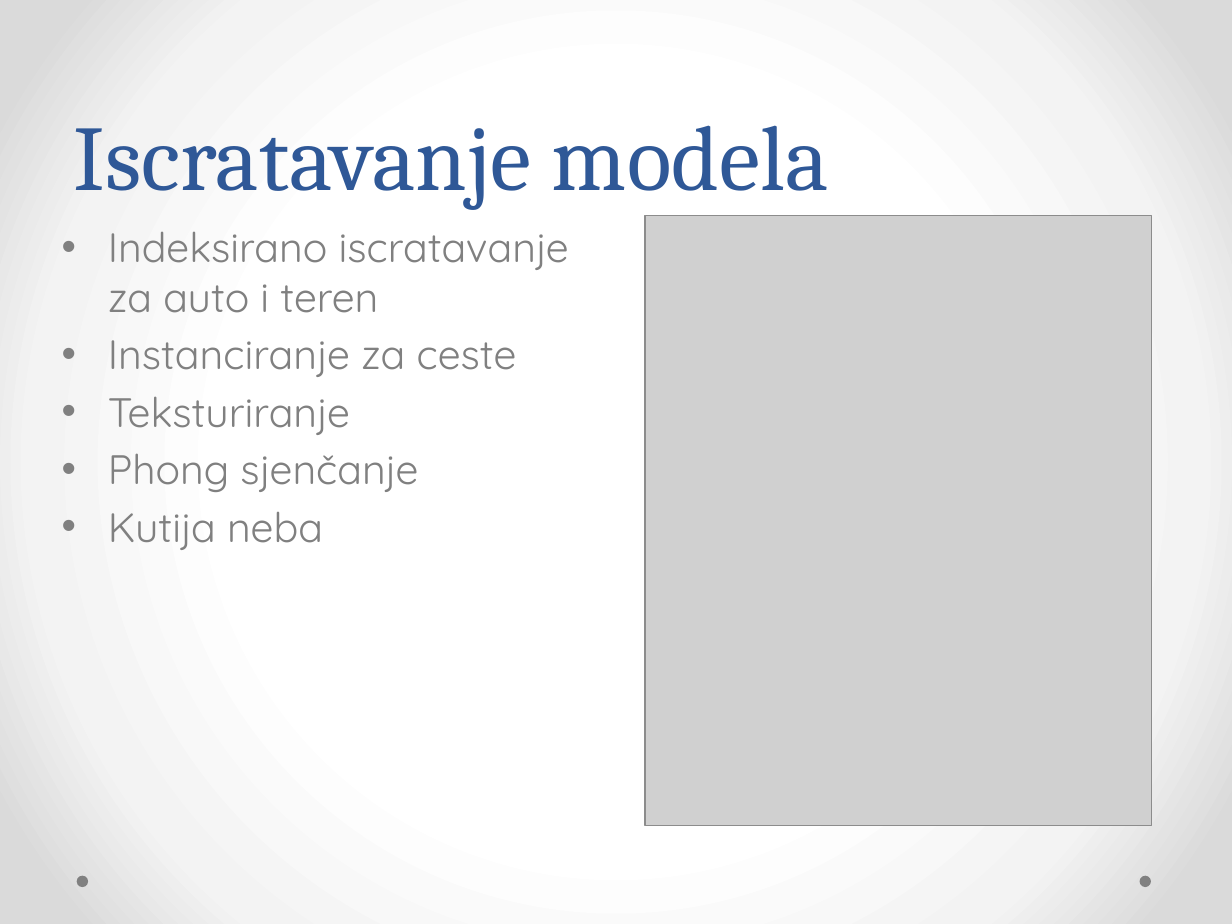
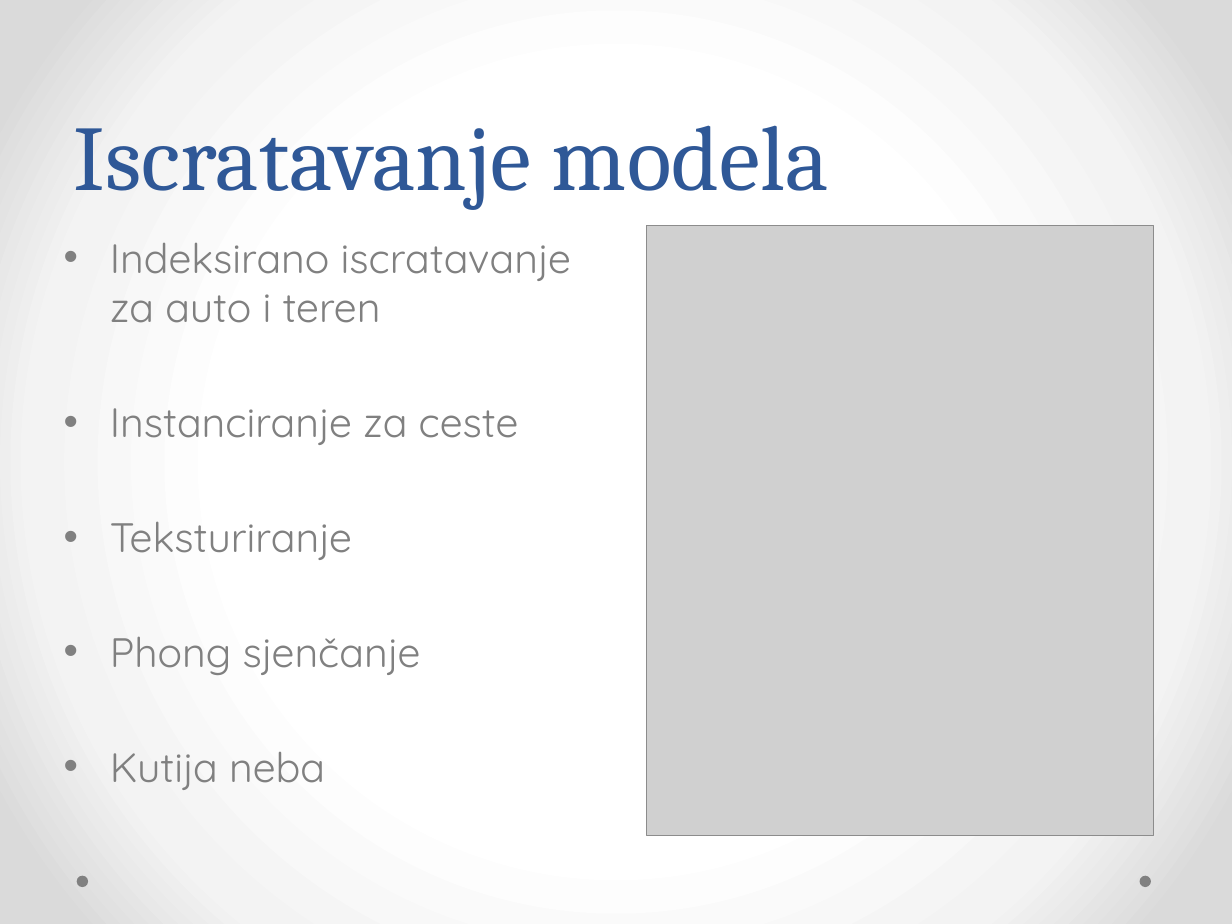
Before and after one commit to Bojanovski/IG-Project, a slide deck: slide 9 of Dokumentacija/Prezentacija.pptx (slide 7 before the commit). Drawn at 1232x924 pixels with LibreOffice and Linux fonts; fonts in the diff are those of the drawing; grey boxes stand for pictures. Boxes give left, top, right and bottom in pixels: in the first picture for what was removed or moved away, otherwise in the second. Text is boxed around its words. In the diff, an @@ line names an element or a change of style, - is before the commit and + after.

```diff
--- a/Dokumentacija/Prezentacija.pptx
+++ b/Dokumentacija/Prezentacija.pptx
@@ text "Indeksirano iscratavanje za auto i ..." rewrapped from [108,232,569,550] to [110,243,571,790] @@
@@ picture: place and size @@
-picture at [646,216,1152,825]
+picture at [647,225,1153,835]
```
Also in this commit, not shown: 9 other slides changed, 7 slides added, 6 other files.
